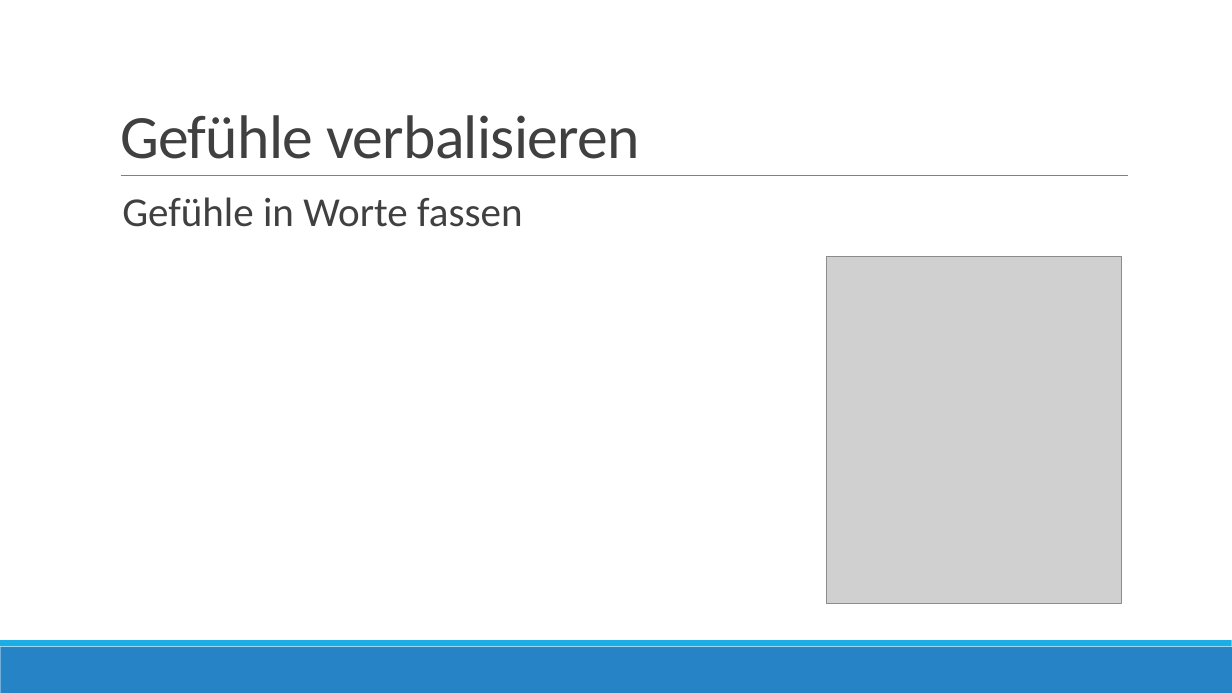
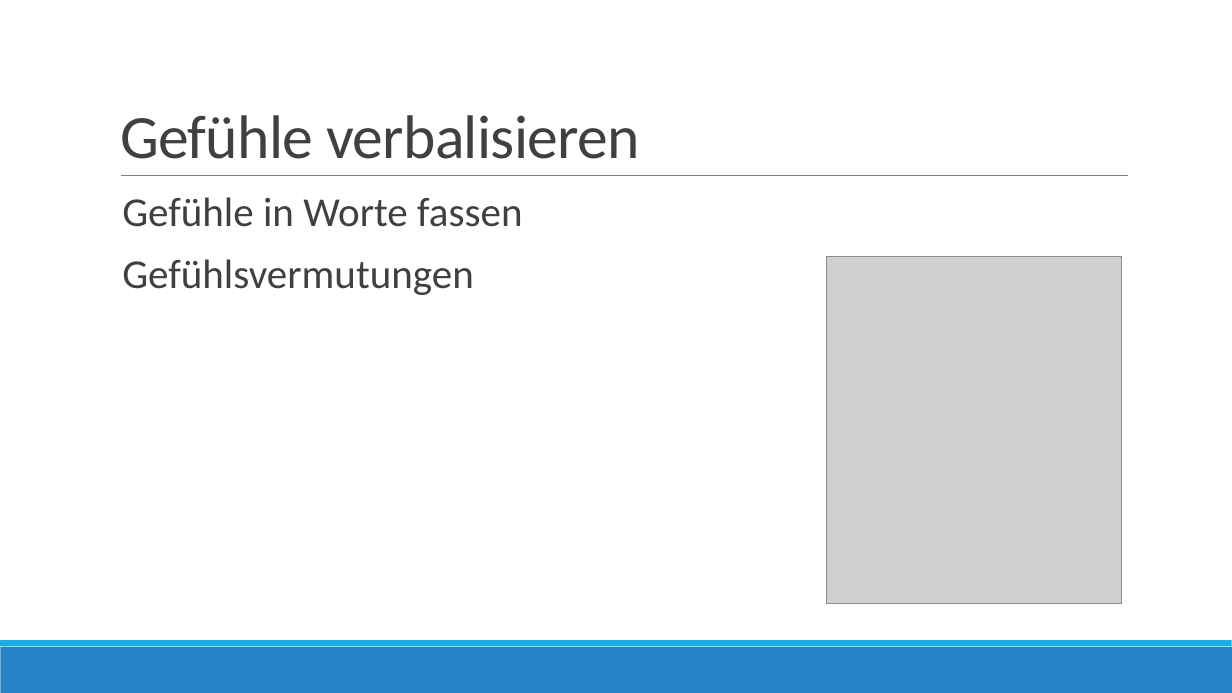
Before and after one commit to severinkaderli/BZG3101-KOMM1D, a slide deck: slide 7 of Aktives Zuhören - Präsentation.pptx. Drawn at 1232x693 pixels with LibreOffice and Linux fonts; fonts in the diff are those of the drawing; grey boxes stand for pictures. Boxes give left, top, right and bottom in pixels: in the first picture for what was removed or moved away, otherwise in the second. Text is boxed around its words. In the diff, an @@ line names an element or a change of style, - is before the commit and + after.

```diff
--- a/Aktives Zuhören - Präsentation.pptx
+++ b/Aktives Zuhören - Präsentation.pptx
@@ text at [122,259,474,295]: paragraph added @@
+  Gefühlsvermutungen
```
Also in this commit, not shown: 6 other slides changed, 1 slide added, 1 slide removed.
